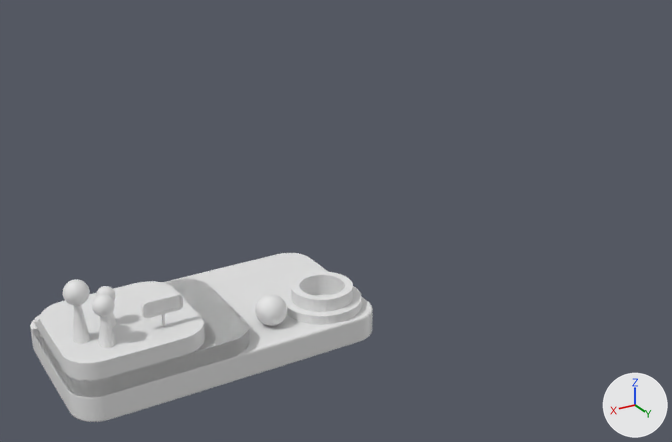
Renders of the Blender file 动画小平台.blend from each side of a commit.
Both versions are drawn from a camera (50 mm lens) standing at (9.9, 24.7, 14.9) and looking at (-4.6, 0.4, 2.8). The lights are fixed; the arrows at lower right show +X, +Y and +Z.
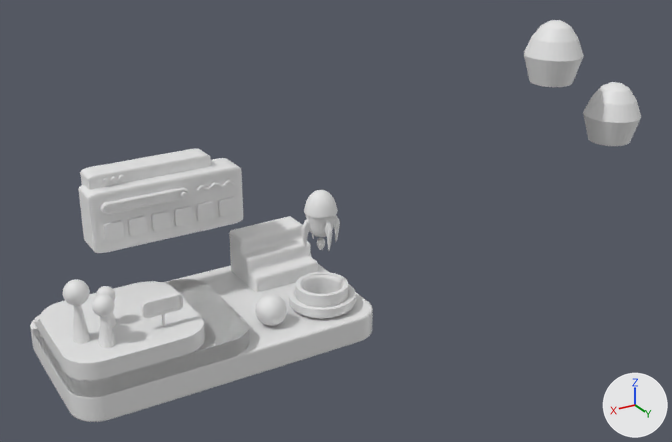
Boxes [x1, y1, x2, y2] around the edits, measured in the pictures (672 x 442 px):
'Cube.010', added
    after: [78, 158, 243, 253]
'Cube.009', added
    after: [229, 216, 318, 292]
'Cylinder.007', added
    after: [524, 20, 584, 87]
'Cylinder.008', added
    after: [583, 82, 641, 146]
'Cube.013', added
    after: [80, 148, 211, 190]
'Cylinder.004', moved
    before: [291, 272, 353, 312]
    after: [296, 272, 348, 307]
'Cube.011', added
    after: [104, 197, 236, 242]
'Cylinder.005', moved
    before: [283, 286, 362, 325]
    after: [288, 284, 356, 318]
'Cylinder.006', added
    after: [304, 190, 338, 237]
'Cube.012', added
    after: [101, 187, 189, 215]
'Cube.007', added
    after: [302, 219, 311, 249]
'Cube.008', added
    after: [325, 221, 332, 251]
'BezierCurve', added
    after: [197, 180, 234, 191]
'Cube.005', added
    after: [334, 216, 340, 241]
'Cylinder.010', added
    after: [102, 175, 125, 185]
'Sphere.004', added
    after: [317, 238, 325, 250]

The change, as a list of edits to the scene's bpy script:
```text
Add cu_beziercurve:
    cu_beziercurve = bpy.data.curves.new('BezierCurve', 'CURVE')
    cu_beziercurve.dimensions = '3D'
    _sp = cu_beziercurve.splines.new('BEZIER'); _sp.bezier_points.add(6)
    _sp.bezier_points.foreach_set('co', [-0.644, 0.00138, 0.0303, -0.501, 0.0, 0.122, -0.298, 0.0, 0.0, -0.0382, 0.0, 0.122, 0.225, 0.0, 0.0, 0.441, 0.0, 0.122, 0.557, 0.0, 0.0108])
    _sp.bezier_points.foreach_set('handle_left', [-0.64, -0.0251, 0.033, -0.554, 0.0, 0.122, -0.378, 0.0, 0.0, -0.128, 0.0, 0.122, 0.143, 0.0, -0.00127, 0.383, 0.0, 0.122, 0.543, -0.00566, 0.0312])
    _sp.bezier_points.foreach_set('handle_right', [-0.646, 0.0136, 0.0291, -0.449, 0.0, 0.122, -0.218, 0.0, 0.0, 0.0519, 0.0, 0.122, 0.308, 0.0, 0.00127, 0.499, 0.0, 0.122, 0.603, 0.0199, -0.061])
    for _p, _l, _r in zip(_sp.bezier_points, ['ALIGNED', 'ALIGNED', 'ALIGNED', 'ALIGNED', 'ALIGNED', 'ALIGNED', 'ALIGNED'], ['ALIGNED', 'ALIGNED', 'ALIGNED', 'ALIGNED', 'ALIGNED', 'ALIGNED', 'ALIGNED']): _p.handle_left_type = _l; _p.handle_right_type = _r
    _sp.bezier_points.foreach_set('radius', [0.799, 0.799, 0.799, 0.799, 0.799, 0.799, 0.799])
    _sp.order_u = 0
    _sp.order_v = 0
    cu_beziercurve.use_path = True
    cu_beziercurve.bevel_depth = 0.05
    cu_beziercurve.fill_mode = 'FULL'
    cu_beziercurve.use_fill_caps = True
Change ob_cylinder_004:
    ob_cylinder_004.location: (-3.52, 1.43, 0.69) -> (-3.52, 1.43, 0.82)
Change ob_cylinder_005:
    ob_cylinder_005.location: (-3.52, 1.43, 0.51) -> (-3.52, 1.43, 0.67)
Add ob_cylinder_010:
    ob_cylinder_010 = bpy.data.objects.new('Cylinder.010', me_cylinder_010)  # a 32-sided cylinder along z spanning x -1.0..1.0, y -1.0..1.0, z -1.0..1.0; modifiers BEVEL, ARRAY
    ob_cylinder_010.location = (2.25, -1.73, 4.85)
    ob_cylinder_010.rotation_euler = (1.571, 0.0, 0.0)  # degrees (90, 0, 0)
    ob_cylinder_010.scale = (-0.0906, -0.0906, -0.0906)
Add ob_cube_013:
    ob_cube_013 = bpy.data.objects.new('Cube.013', me_cube_010)  # 40 vertices, 22 faces; spans x -1.0..1.0, y -1.0..1.0, z -1.0..1.0; modifiers BEVEL, BEVEL
    ob_cube_013.location = (0.74, -2.17, 4.29)
    ob_cube_013.scale = (2.01, 0.434, 0.793)
Add ob_beziercurve:
    ob_beziercurve = bpy.data.objects.new('BezierCurve', cu_beziercurve)
    ob_beziercurve.location = (-1.1, -1.21, 4.14)
Add ob_cube_012:
    ob_cube_012 = bpy.data.objects.new('Cube.012', me_cube_009)  # 104 vertices, 80 faces; spans x -0.19..0.19, y -1.4..1.4, z -0.14..0.14; modifiers BEVEL
    ob_cube_012.location = (1.2, -1.27, 4.16)
    ob_cube_012.rotation_euler = (1.571, -1.571, 0.0)  # degrees (90, -90, 0)
Add ob_cube_011:
    ob_cube_011 = bpy.data.objects.new('Cube.011', me_cube_008)  # 152 vertices, 150 faces; spans x -1.0..1.0, y -1.0..1.0, z -1.0..1.0; modifiers ARRAY
    ob_cube_011.location = (2.26, -1.26, 3.37)
    ob_cube_011.scale = (0.291, 0.0533, 0.291)
Add ob_cube_010:
    ob_cube_010 = bpy.data.objects.new('Cube.010', me_cube_010.copy())  # modifiers BEVEL, BEVEL
    ob_cube_010.location = (0.39, -1.84, 3.67)
    ob_cube_010.scale = (2.54, 0.547, 1.0)
Add ob_cube_009:
    ob_cube_009 = bpy.data.objects.new('Cube.009', me_cube_006)  # 16 vertices, 10 faces; spans x -1.0..1.41, y -1.07..1.0, z -0.92..0.86; modifiers BEVEL
    ob_cube_009.location = (-3.46, -1.39, 1.19)
Add ob_sphere_004:
    ob_sphere_004 = bpy.data.objects.new('Sphere.004', me_sphere_001)  # 482 vertices, 512 faces; spans x -1.0..1.0, y -1.0..1.0, z -1.96..1.0
    ob_sphere_004.location = (-3.49, 1.44, 2.7)
    ob_sphere_004.scale = (0.137, 0.137, 0.137)
Add ob_cube_008:
    ob_cube_008 = bpy.data.objects.new('Cube.008', me_cube_001)  # 20 vertices, 16 faces, 1 loose edge; spans x -1.21..2.0, y -1.47..1.47, z -7.14..2.88; modifiers SUBSURF
    ob_cube_008.location = (-3.47, 1.96, 3.29)
    ob_cube_008.rotation_euler = (0.0, 0.0, 4.712)  # degrees (0, 0, 270)
    ob_cube_008.scale = (0.161, 0.0571, 0.161)
Add ob_cube_007:
    ob_cube_007 = bpy.data.objects.new('Cube.007', me_cube_001)  # 20 vertices, 16 faces, 1 loose edge; spans x -1.21..2.0, y -1.47..1.47, z -7.14..2.88; modifiers SUBSURF
    ob_cube_007.location = (-2.97, 1.42, 3.29)
    ob_cube_007.rotation_euler = (0.0, 0.0, 3.142)  # degrees (0, 0, 180)
    ob_cube_007.scale = (0.161, 0.0571, 0.161)
Add ob_cube_005:
    ob_cube_005 = bpy.data.objects.new('Cube.005', me_cube_001)  # 20 vertices, 16 faces, 1 loose edge; spans x -1.21..2.0, y -1.47..1.47, z -7.14..2.88; modifiers SUBSURF
    ob_cube_005.location = (-4.01, 1.45, 3.29)
    ob_cube_005.scale = (0.161, 0.0571, 0.161)
Add ob_cylinder_007:
    ob_cylinder_007 = bpy.data.objects.new('Cylinder.007', me_cylinder_009)  # 160 vertices, 130 faces; spans x -1.0..1.0, y -1.0..1.0, z 0.06..2.11
    ob_cylinder_007.location = (-12.52, 1.63, 6.65)
Add ob_cylinder_008:
    ob_cylinder_008 = bpy.data.objects.new('Cylinder.008', me_cylinder_009.copy())
    ob_cylinder_008.location = (-14.93, 2.33, 4.35)
Add ob_cylinder_006:
    ob_cylinder_006 = bpy.data.objects.new('Cylinder.006', me_cylinder_006)  # 352 vertices, 321 faces; spans x -0.8..0.8, y -0.8..0.8, z -0.42..1.8; modifiers SUBSURF, BEVEL, BEVEL, BEVEL
    ob_cylinder_006.location = (-3.49, 1.44, 3.23)
    ob_cylinder_006.scale = (0.676, 0.676, 0.676)
```
